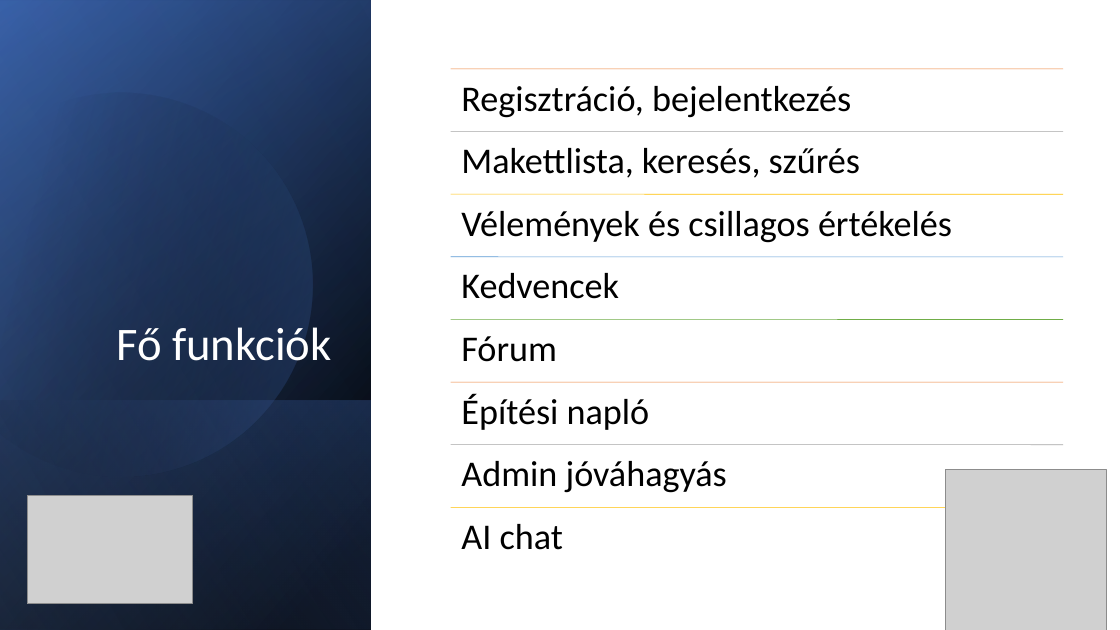
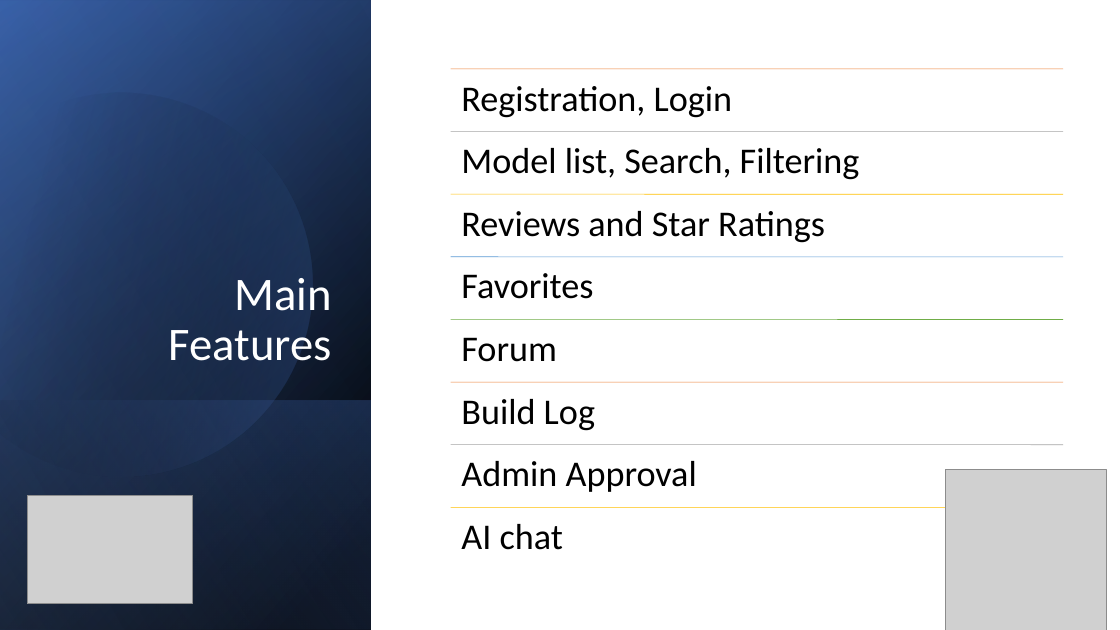
Before and after one commit to ClausPatrik/Makettoldal, a slide deck: slide 6 of MakettMester.pptx (slide 5 before the commit). Drawn at 1120x630 pixels with LibreOffice and Linux fonts; fonts in the diff are those of the drawing; grey boxes stand for pictures. Boxes give left, top, right and bottom in pixels: in the first picture for what was removed or moved away, otherwise in the second. Text is boxed around its words. In the diff, an @@ line names an element or a change of style, - is before the commit and + after.

```diff
--- a/MakettMester.pptx
+++ b/MakettMester.pptx
@@ text at (x1=461, y1=86, x2=733, y2=118): text changed @@
-Regisztráció, bejelentkezés
+Registration, Login
@@ text at (x1=461, y1=148, x2=860, y2=180): text changed @@
-Makettlista, keresés, szűrés
+Model list, Search, Filtering
@@ text at (x1=461, y1=211, x2=825, y2=243): text changed @@
-Vélemények és csillagos értékelés
+Reviews and Star Ratings
@@ title at (x1=169, y1=278, x2=332, y2=361): text changed @@
-Fő funkciók
+Main Features
@@ text at (x1=461, y1=273, x2=593, y2=299): text changed @@
-Kedvencek
+Favorites
@@ text at (x1=461, y1=337, x2=557, y2=362): text changed @@
-Fórum
+Forum
@@ text at (x1=461, y1=399, x2=595, y2=431): text changed @@
-Építési napló
+Build Log
@@ text at (x1=461, y1=461, x2=697, y2=492): text changed @@
-Admin jóváhagyás
+Admin Approval
```
Also in this commit, not shown: 1 other slide changed, 1 slide added.
